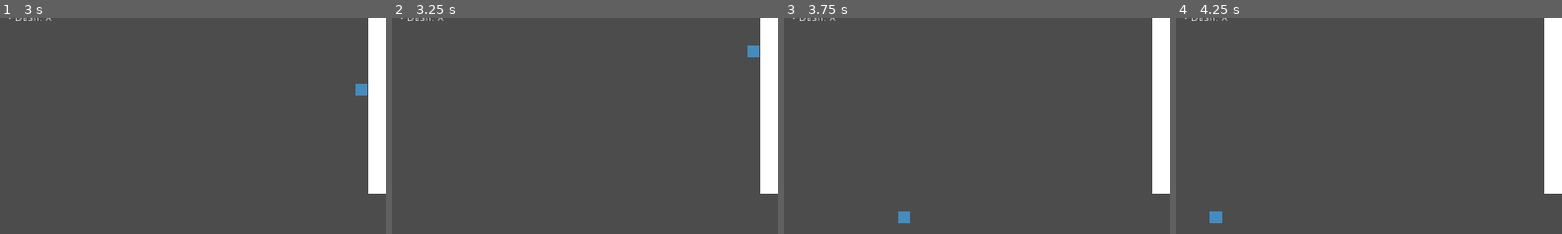
Above: before the commit, frames 1-4 (left to right).
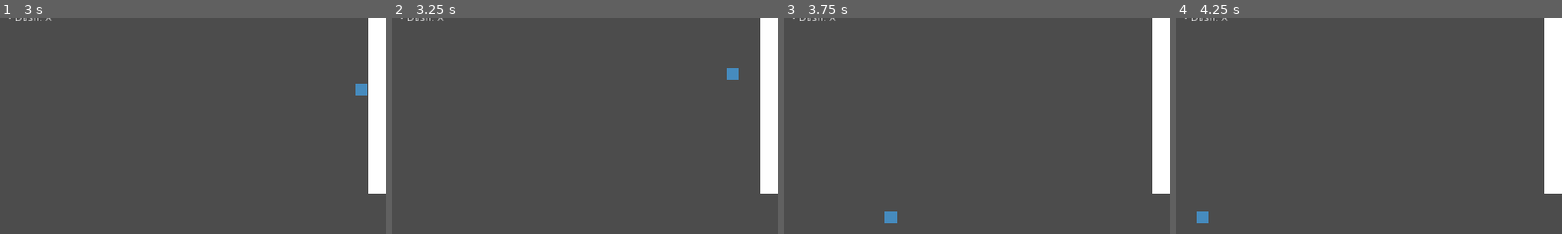
Above: after the commit, the same moments.

Repository: OsakiTsukiko/Platformer2D
Game: Godot game, scene res://Level.tscn
Same seed, same stepped clock (60 frames per second), same inputs: the game is played once before the commit and once after it.
Inputs:
- Up to frame 1 (3 s): tap Enter at 0.5 s; hold Right (right) 0.53-1.28 s; tap X (dash) at 0.6, 1.55, 2.1, 2.85 s; tap C (jump) at 0.77, 0.8, 1.07, 1.35, 1.52, 1.82, 2.3 s; hold Down (down) 1.28-2.03 s; hold Right (right) 2.03-2.78 s; hold Up (up) from 2.78 s (still down)
- Up to frame 2 (3.25 s): keep holding Up (up); tap C (jump) at 3.02 s
- Up to frame 3 (3.75 s): tap C (jump) at 3.32, 3.6 s; tap R (restart) at 3.5 s; release Up (up) at 3.53 s; hold Left (left) from 3.53 s (still down)
- Up to frame 4 (4.25 s): keep holding Left (left); tap C (jump) at 3.77, 4.07 s
The pictures show only the part of the screen within x 1-51%, y 27-77%; the shares and areas given below are measured in that part.

Frame 1 is identical in both runs. In frame 2, 0.3% of the frame differs, in the area x 86-96%, y 12-29%; in frame 3, 0.3%, in the area x 26-33%, y 89-95%; in frame 4, 0.3%.

Commit message:
cleanup + modify light wall jump in Player.gd

Diff:
--- a/Player.gd
+++ b/Player.gd
@@ -9,6 +9,7 @@
 export var GRAVITY_VEC: Vector2 = Vector2(0.0, 10000.0)
 export var MAX_SPEED: Vector2 = Vector2(50000.0, 175000.0)
 export var WALL_JUMP_SPEED: Vector2 = Vector2(50000.0, 150000.0)
+export var LIGHT_WALL_JUMP_SPEED: Vector2 = Vector2(30000.0, 100000.0)
 export var ACCELERATION: Vector2 = Vector2(7000.0, 0.0)
 export var FRICTION: Vector2 = Vector2(7000.0, 0.0)
 export var FLOOR_NORMAL: Vector2 = Vector2.UP # NOT A CONSTANT BUT EH
@@ -125,7 +126,7 @@
 	if (abs(velocity.x) >= MAX_SPEED.x * delta && !is_wall_jumping && !is_dashing):
 		velocity.x = input_vector.x * MAX_SPEED.x * delta
 
-	if (input_vector.x == 0 && !is_dashing):
+	if (input_vector.x == 0 && !is_wall_jumping && !is_dashing):
 		velocity.x -= min(
 			abs(velocity.x),
 			FRICTION.x * delta
@@ -135,37 +136,20 @@
 
 	if (
 		left_rc.is_colliding() &&
-		Input.is_action_pressed("left") &&
 		Input.is_action_just_pressed("jump") &&
 		!touching_ground &&
 		!is_dashing
 	):
-		async_wall_jump_time()
-		velocity.y = -1 * WALL_JUMP_SPEED.y * delta
-		velocity.x = WALL_JUMP_SPEED.x * delta
-		is_jumping = true
-
-	if (
-		right_rc.is_colliding() &&
-		Input.is_action_pressed("right") &&
-		Input.is_action_just_pressed("jump") &&
-		!touching_ground &&
-		!is_dashing
-	):
-		async_wall_jump_time()
-		velocity.y = -1 * WALL_JUMP_SPEED.y * delta
-		velocity.x = -1 * WALL_JUMP_SPEED.x * delta
-		is_jumping = true
-# Light jump.
-	if (
-		left_rc.is_colliding() &&
-		Input.is_action_just_pressed("jump") &&
-		!touching_ground &&
-		!is_dashing
-	):
-		async_wall_jump_time()
-		velocity.y = -1 * WALL_JUMP_SPEED.y * delta
-		is_jumping = true
+		if (Input.is_action_pressed("left")): # Normal Wall Jump
+			async_wall_jump_time()
+			velocity.y = -1 * WALL_JUMP_SPEED.y * delta
+			velocity.x = WALL_JUMP_SPEED.x * delta
+			is_jumping = true
+		else: # Light Wall Jump
+			async_wall_jump_time()
+			velocity.y = -1 * LIGHT_WALL_JUMP_SPEED.y * delta
+			velocity.x = LIGHT_WALL_JUMP_SPEED.x * delta
+			is_jumping = true
 
 	if (
 		right_rc.is_colliding() &&
@@ -173,9 +157,16 @@
 		!touching_ground &&
 		!is_dashing
 	):
-		async_wall_jump_time()
-		velocity.y = -1 * WALL_JUMP_SPEED.y * delta
-		is_jumping = true
+		if (Input.is_action_pressed("right")): # Normal Wall Jump
+			async_wall_jump_time()
+			velocity.y = -1 * WALL_JUMP_SPEED.y * delta
+			velocity.x = -1 * WALL_JUMP_SPEED.x * delta
+			is_jumping = true
+		else: # Light Wall Jump
+			async_wall_jump_time()
+			velocity.y = -1 * LIGHT_WALL_JUMP_SPEED.y * delta
+			velocity.x = -1 * LIGHT_WALL_JUMP_SPEED.x * delta
+			is_jumping = true
 
 	if (is_coyote && !is_jumping && !is_dashing):
 		if (Input.is_action_just_pressed("jump")):
